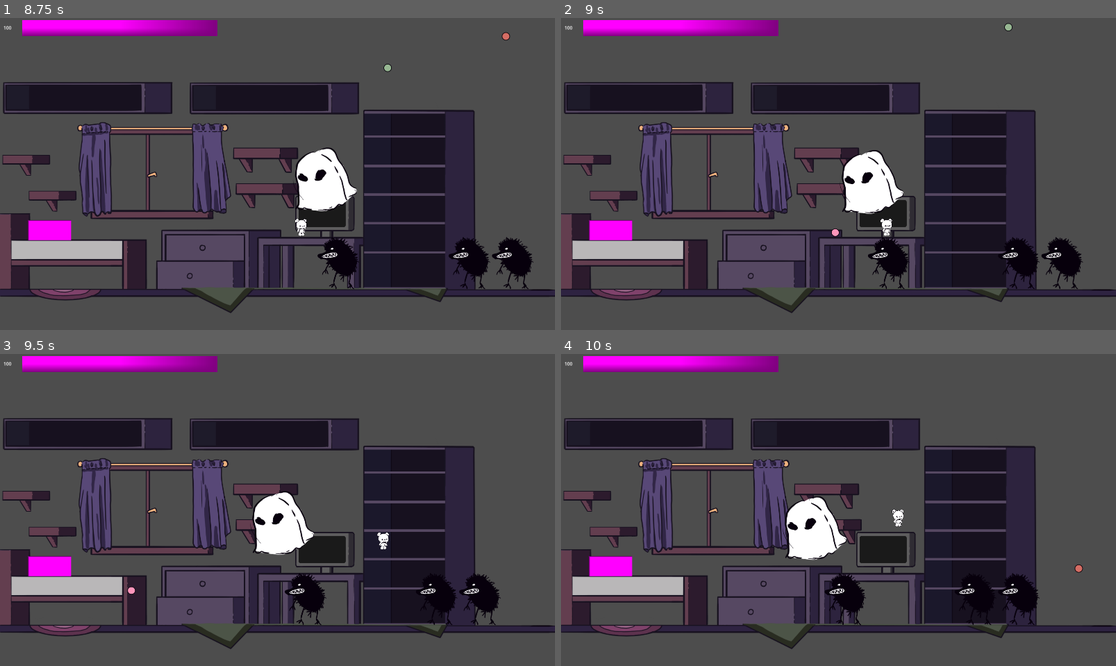
Above: before the commit, frames 1-4 (two rows, left to right).
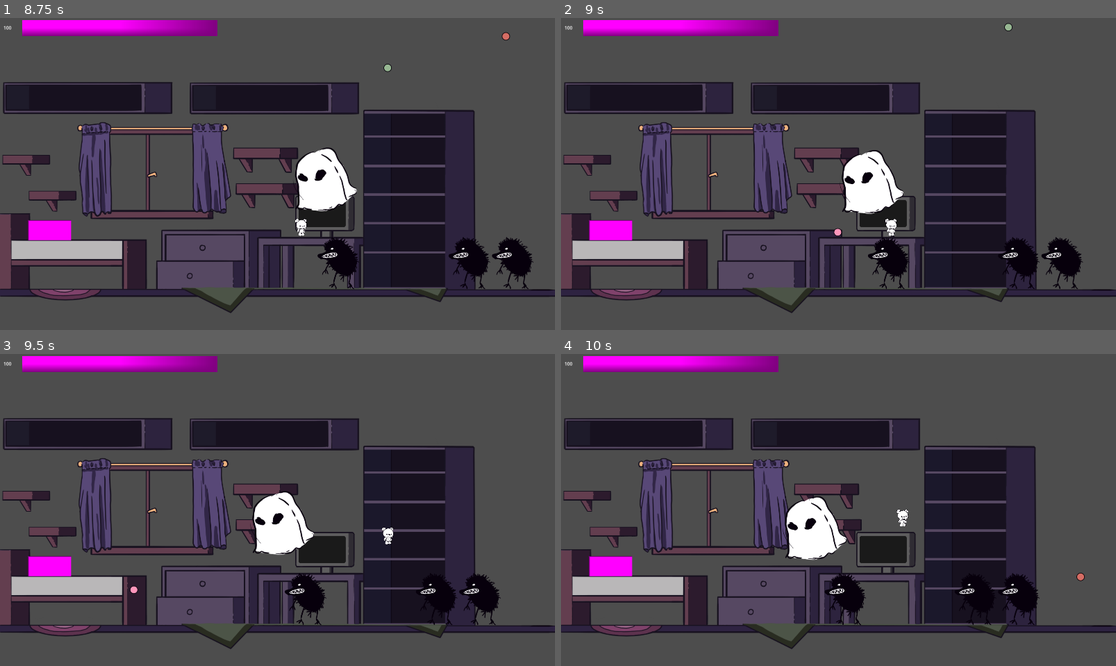
Above: after the commit, the same moments.

Repository: Karanval/CatStack
Game: Godot game, scene res://Scenes/TestScene/TestScene.tscn
Two runs of this game, one before a commit and one after it. Both use one fixed random seed, a clock stepped at 60 frames per second and the inputs below.
Inputs (mouse positions are in pixels of both pictures, inside the frame that each line leads up to):
- Up to frame 1 (8.75 s): tap Enter at 0.5 s; move the mouse to (399, 158) at 0.52 s; press the mouse at (399, 158) at 0.53 s; hold D (Right) 0.53-2.03 s; tap Space (Jump) at 0.77, 1.52, 3.02, 3.77, 4.52, 6.02, 6.77, 7.52 s; move the mouse to (166, 189) at 1.27 s; release the mouse at (166, 189) at 1.28 s; click (166, 189) at 1.35 s; move the mouse to (333, 105) at 2.02 s; press the mouse at (333, 105) at 2.03 s; hold A (Left) 2.03-2.78 s; move the mouse to (249, 236) at 2.77 s; release the mouse at (249, 236) at 2.78 s; hold D (Right) 2.78-4.28 s; click (249, 236) at 2.85 s; move the mouse to (444, 220) at 3.52 s; press the mouse at (444, 220) at 3.53 s; move the mouse to (111, 127) at 4.27 s; release the mouse at (111, 127) at 4.28 s; hold A (Left) 4.28-5.03 s; click (111, 127) at 4.35 s; move the mouse to (305, 174) at 5.02 s; press the mouse at (305, 174) at 5.03 s; hold D (Right) 5.03-5.78 s; move the mouse to (194, 96) at 5.77 s; release the mouse at (194, 96) at 5.78 s; hold A (Left) 5.78-7.28 s; click (194, 96) at 5.85 s; move the mouse to (399, 158) at 6.52 s; press the mouse at (399, 158) at 6.53 s; move the mouse to (166, 189) at 7.27 s; release the mouse at (166, 189) at 7.28 s; hold D (Right) from 7.28 s (still down); click (166, 189) at 7.35 s; move the mouse to (333, 105) at 8.02 s; press the mouse at (333, 105) at 8.03 s
- Up to frame 2 (9 s): keep holding D (Right); move the mouse to (810, 236) at 8.77 s; release the mouse at (810, 236) at 8.78 s; click (810, 236) at 8.85 s
- Up to frame 3 (9.5 s): keep holding D (Right); tap Space (Jump) at 9.02 s
- Up to frame 4 (10 s): move the mouse to (1005, 556) at 9.52 s; release D (Right) at 9.53 s; press the mouse at (1005, 556) at 9.53 s; hold A (Left) from 9.53 s (still down); tap Space (Jump) at 9.77 s

Frame 1 is identical in both runs. In frame 2, 0.1% of the frame differs, in the area x 48-61%, y 64-71%; in frame 3, 0.1%; in frame 4, 0.2%, in the area x 59-95%, y 49-73%.

Commit message:
Player does not collide with monsters

Diff:
--- a/player/Player.tscn
+++ b/player/Player.tscn
@@ -10,7 +10,7 @@
 [node name="PlayerCharacter" type="CharacterBody2D"]
 scale = Vector2(0.5, 0.5)
 collision_layer = 2
-collision_mask = 45
+collision_mask = 41
 script = ExtResource("1_3c3w1")
 jump_height = 130
 jump_time_to_peak = 0.35
